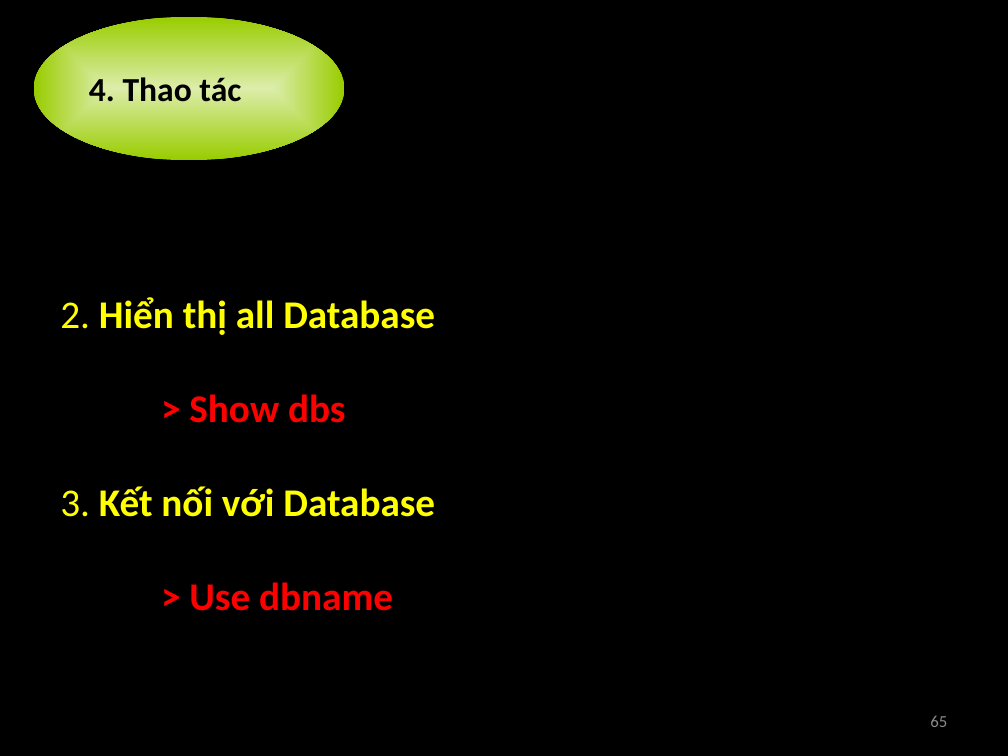
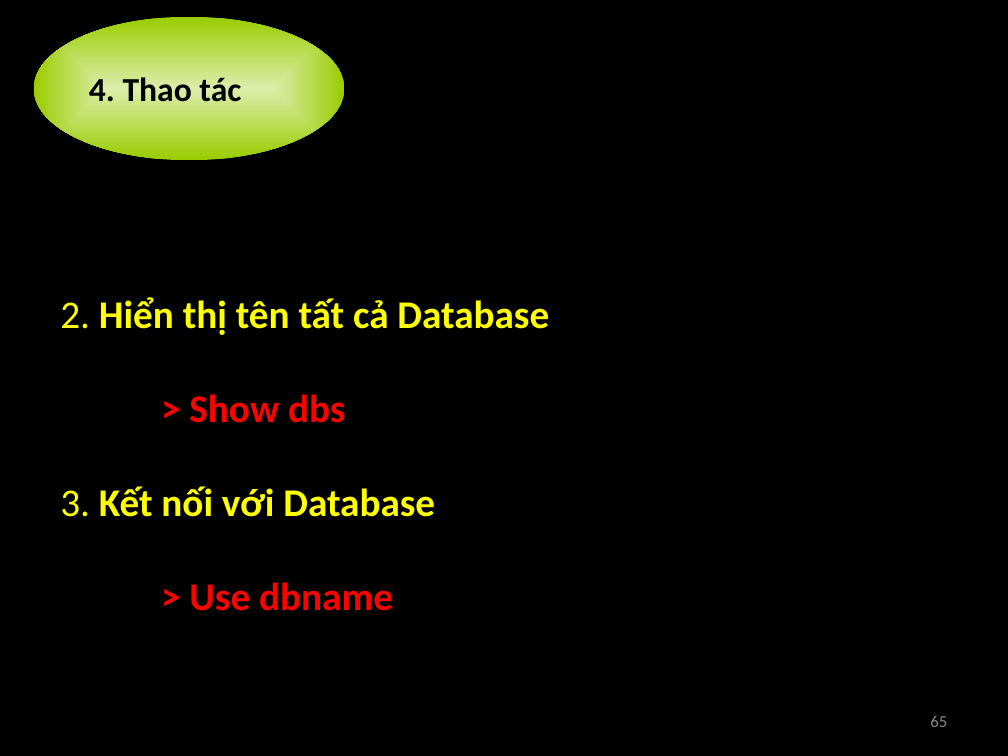
Before and after one commit to nguyenminhthong27/academic-term2-2012-distributed-application-group-21, a slide deck: slide 65 of 0.Seminar MongoDB/Introduction MongoDB.pptx. Drawn at 1008x756 pixels with LibreOffice and Linux fonts; fonts in the diff are those of the drawing. Boxes give left, top, right and bottom in pixels: in the first picture for what was removed or moved away, otherwise in the second. Text is boxed around its words. In the diff, an @@ line names an element or a change of style, - is before the commit and + after.

```diff
--- a/0.Seminar MongoDB/Introduction MongoDB.pptx
+++ b/0.Seminar MongoDB/Introduction MongoDB.pptx
@@ text at (x1=60, y1=297, x2=549, y2=335): text changed @@
-2. Hiển thị all Database
+2. Hiển thị tên tất cả Database
```
Also in this commit, not shown: 3 other slides changed, 1 slide added, 2 slides removed.
